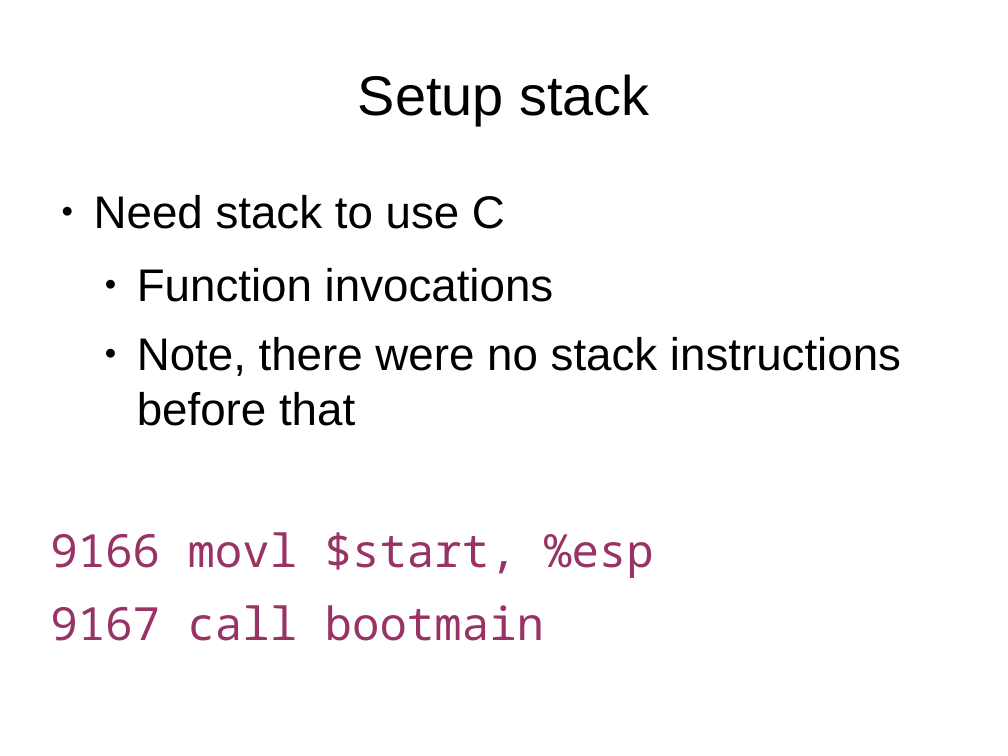
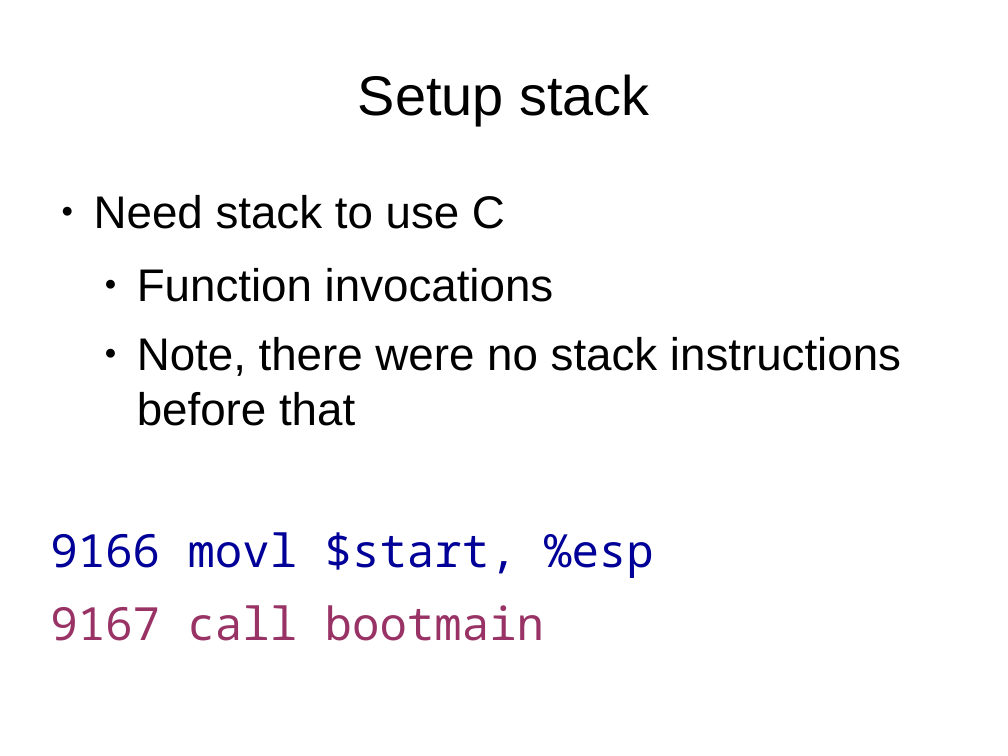
Before and after one commit to antonburtsev/cs5460, a slide deck: slide 19 of lecture07-system-boot/lecture07-system-boot.odp (slide 12 before the commit). Drawn at 1008x756 pixels with LibreOffice and Linux fonts; fonts in the diff are those of the drawing. Boxes give left, top, right and bottom in pixels: in the first picture for what was removed or moved away, otherwise in the second. Text is boxed around its words. In the diff, an @@ line names an element or a change of style, - is before the commit and + after.

```diff
--- a/lecture07-system-boot/lecture07-system-boot.odp
+++ b/lecture07-system-boot/lecture07-system-boot.odp
@@ text at box(50, 532, 654, 578): text colour #993366 to #000099 in "9166 movl $start, %esp" @@
```
Also in this commit, not shown: 7 other slides changed, 9 slides added, 1 other file.
